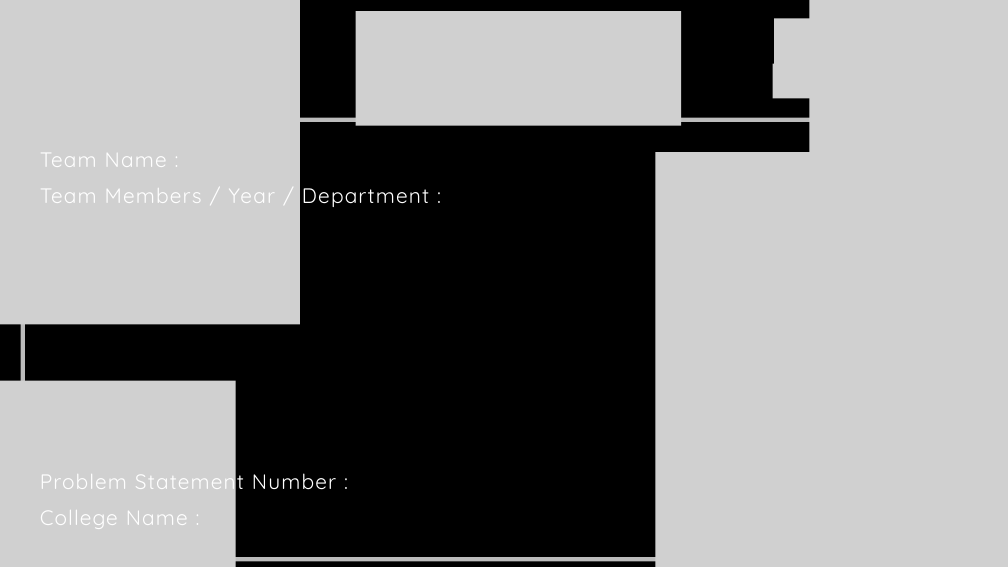
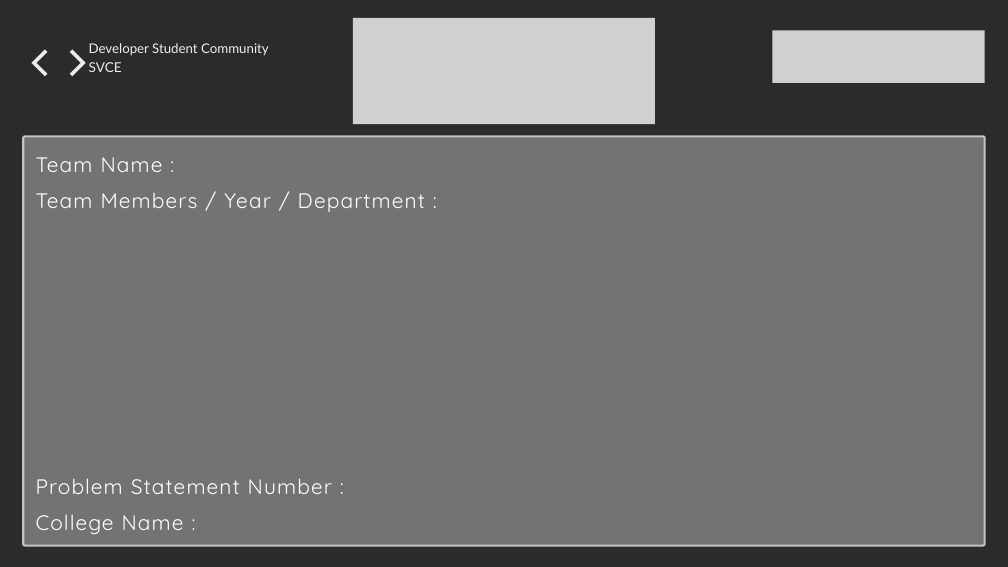
Before and after one commit to GTR-R34-Skyline/DSC_BP26, a slide deck: slide 1 of public/Copy of PPT Template_1.pptx. Drawn at 1008x567 pixels with LibreOffice and Linux fonts; fonts in the diff are those of the drawing; grey boxes stand for pictures; background and template pictures are left out; a plain dark background stands for a picture behind light text. Boxes give left, top, right and bottom in pixels: in the first picture for what was removed or moved away, otherwise in the second. Text is boxed around its words. In the diff, an @@ line names an element or a change of style, - is before the commit and + after.

```diff
--- a/public/Copy of PPT Template_1.pptx
+++ b/public/Copy of PPT Template_1.pptx
@@ background #000000 to picture (left out) @@
@@ picture removed at [0, 0, 300, 324] @@
@@ text added at [23, 12, 99, 91], 82.3 pt, text #EFEBEB @@
+<>
@@ picture: place and size @@
-picture at [355, 11, 681, 125]
+picture at [353, 18, 655, 124]
@@ picture removed at [774, 19, 977, 76] @@
@@ picture removed at [809, 0, 1008, 207] @@
@@ text added at [89, 43, 269, 72], 19 pt, text #EFEBEB @@
+Developer Student Community
+SVCE
@@ picture: place and size @@
-picture at [23, 29, 235, 81]
+picture at [773, 31, 985, 83]
@@ picture removed at [773, 64, 983, 98] @@
@@ freeform shape: place and size @@
-freeform shape at [23, 120, 984, 559]
+freeform shape at [23, 137, 984, 546]
@@ freeform shape at [23, 137, 984, 546]: fill none to #7B7B7B at 90% opacity; outline #D1D1D1 6 pt to #D1D1D1 3 pt @@
@@ text "Team Name :": place and size @@
-text "Team Name :" at [40, 153, 429, 529]
+text "Team Name :" at [36, 157, 425, 534]
@@ picture removed at [655, 152, 1008, 567] @@
@@ picture removed at [0, 381, 235, 567] @@
```
Also in this commit, not shown: 4 other slides changed, 1 slide added, 1 slide removed.
